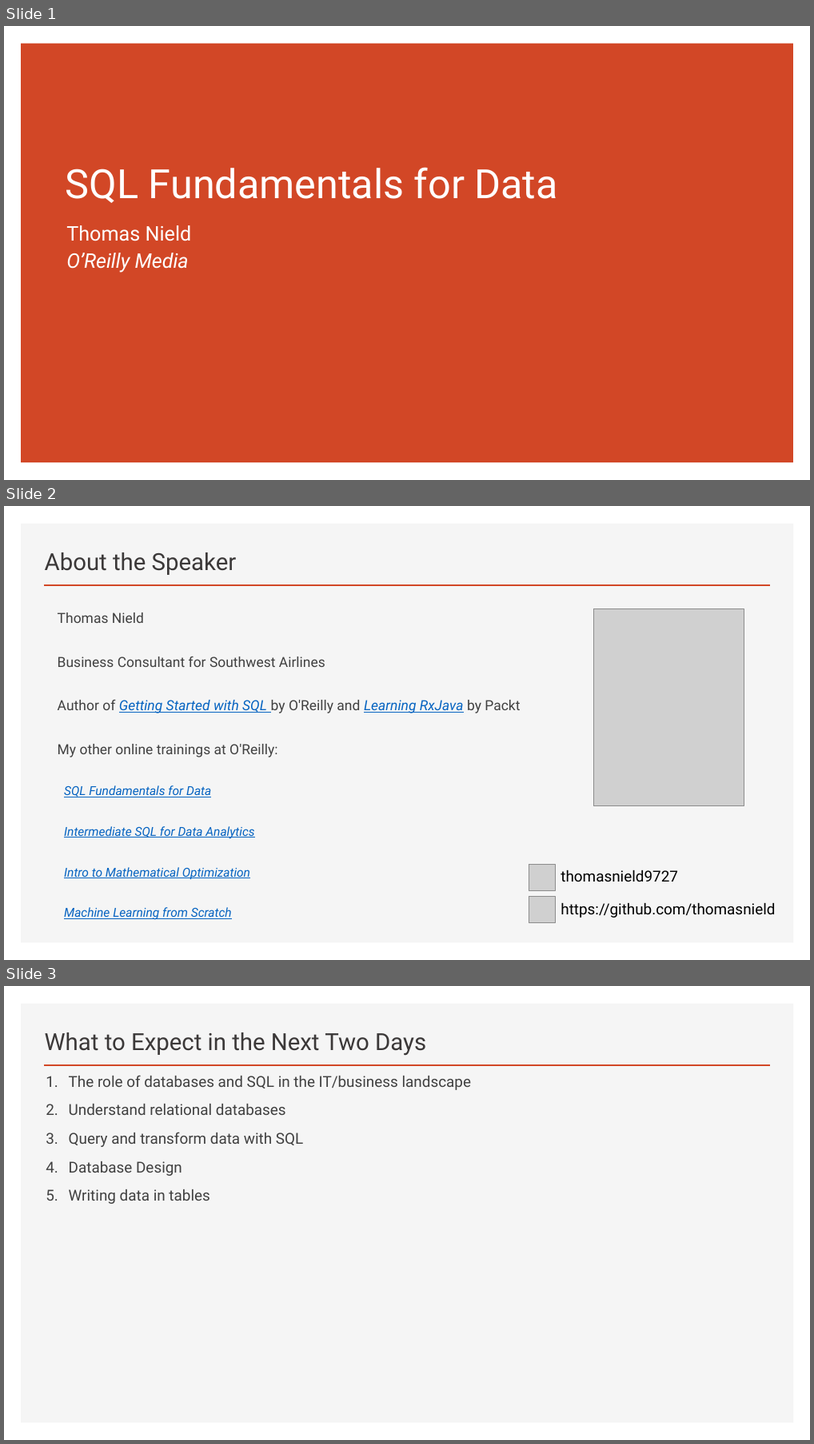
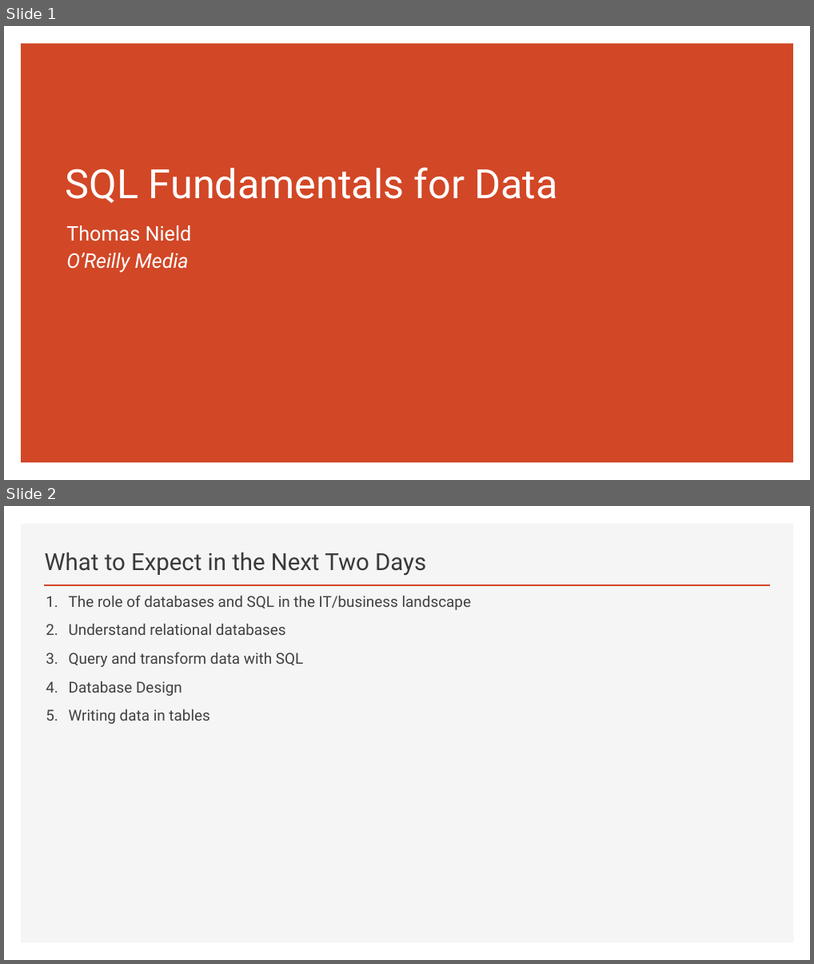
Before and after one commit to thomasnield/oreilly_sql_fundamentals_for_data, a slide deck: notes_and_slides/sql_fundamentals_slides.pptx. Shown one above the other, each under a label of ours: slides 1, 2 and 3 before the commit, slides 1 and 2 after it. The pictures are 814x1444 and 814x964 pixels, drawn with LibreOffice and Linux fonts; fonts in the diff are those of the drawing; grey boxes stand for pictures. Boxes give left, top, right and bottom in pixels: in the first picture for what was removed or moved away, otherwise in the second. Text is boxed around its words. In the diff, an @@ line names an element or a change of style, - is before the commit and + after.

```diff
--- a/notes_and_slides/sql_fundamentals_slides.pptx
+++ b/notes_and_slides/sql_fundamentals_slides.pptx
@@ slide 2 removed at [4,506,810,960], background #FFFFFF; not listed: 2 template elements that a slide beside it also shows @@
@@ title removed at [45,552,237,575] @@
-About the Speaker
@@ text removed at [58,612,520,920] @@
-Thomas Nield
-Business Consultant for Southwest Airlines
-Author of Getting Started with SQL by O'Reilly and Learning RxJava by Packt
-My other online trainings at O'Reilly:
-  SQL Fundamentals for Data
-  Intermediate SQL for Data Analytics
-  Intro to Mathematical Optimization
-  Machine Learning from Scratch
@@ picture removed at [594,608,745,805] @@
@@ picture removed at [529,864,556,891] @@
@@ text removed at [561,869,678,881] @@
-thomasnield9727
@@ picture removed at [529,896,556,923] @@
@@ text removed at [561,902,775,917] @@
-https://github.com/thomasnield
@@ what was slide 3 is now slide 2 @@
```
Also in this commit, not shown: 1 slide changed, 1 other slide removed, 2 other files.
